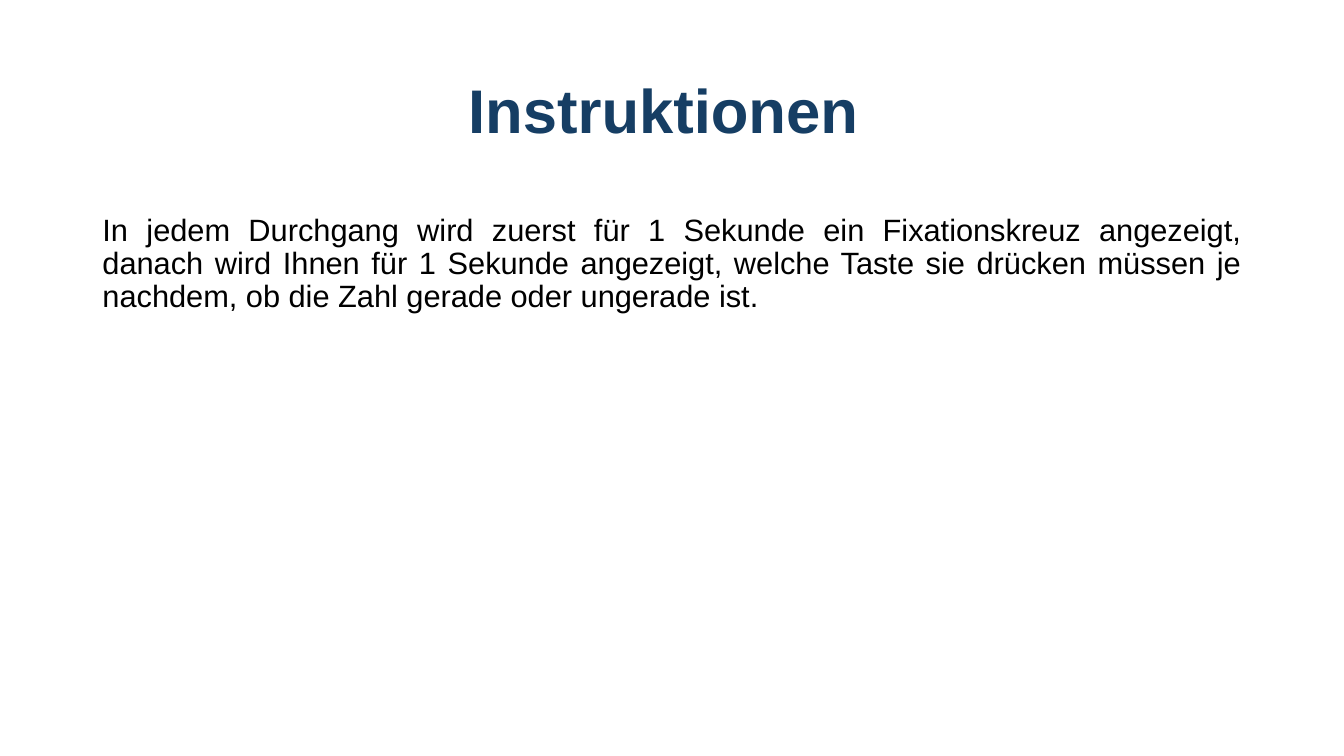
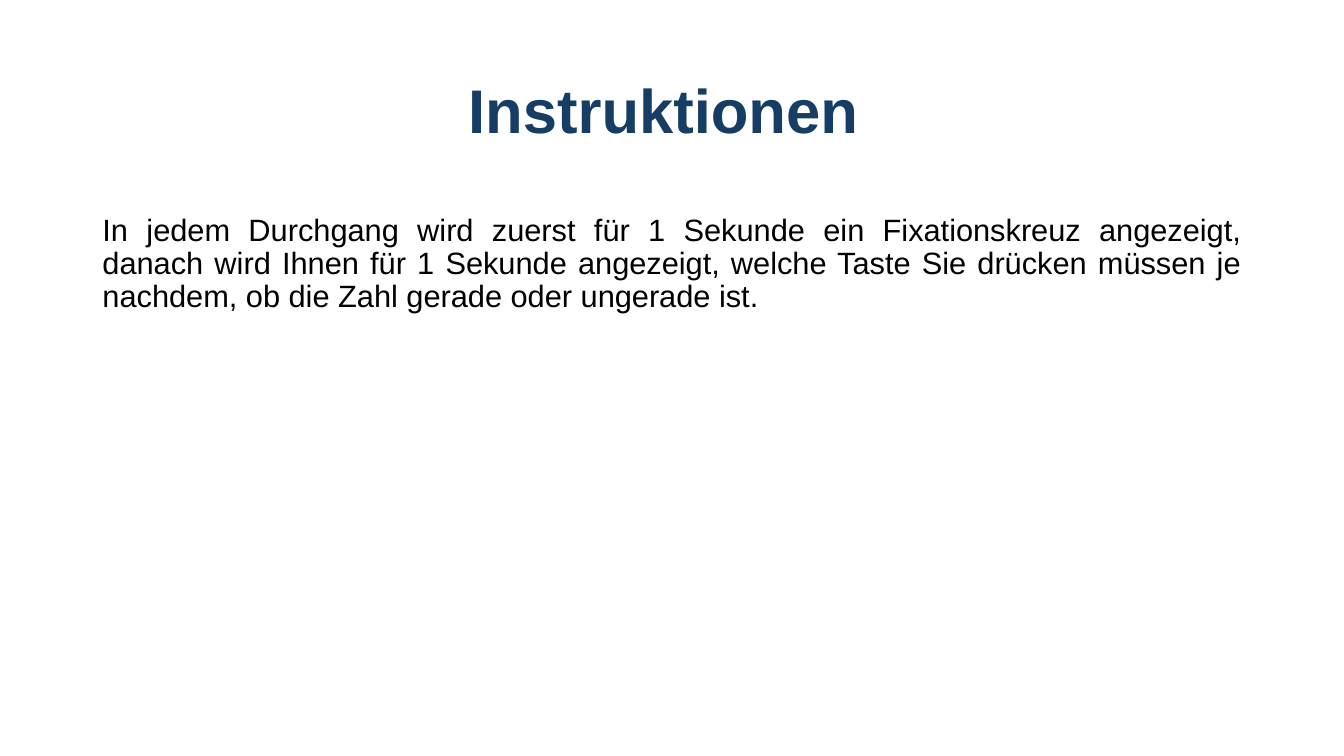
Before and after one commit to GidonFrischkorn/Ambizione-IndividualDifferencesStudy, a slide deck: slide 2 of tasks/number_judgement_changingSR/assets/instructions_digit_changeSR.pptx. Drawn at 1344x756 pixels with LibreOffice and Linux fonts; fonts in the diff are those of the drawing. Boxes give left, top, right and bottom in pixels: in the first picture for what was removed or moved away, otherwise in the second. Text is boxed around its words. In the diff, an @@ line names an element or a change of style, - is before the commit and + after.

```diff
--- a/tasks/number_judgement_changingSR/assets/instructions_digit_changeSR.pptx
+++ b/tasks/number_judgement_changingSR/assets/instructions_digit_changeSR.pptx
@@ text at (102,218,1241,313): text changed @@
-In jedem Durchgang wird zuerst für 1 Sekunde ein Fixationskreuz angezeigt, danach wird Ihnen für 1 Sekunde angezeigt, welche Taste sie drücken müssen je nachdem, ob die Zahl gerade oder ungerade ist.
+In jedem Durchgang wird zuerst für 1 Sekunde ein Fixationskreuz angezeigt, danach wird Ihnen für 1 Sekunde angezeigt, welche Taste Sie drücken müssen je nachdem, ob die Zahl gerade oder ungerade ist.
```
Also in this commit, not shown: 5 other files.
